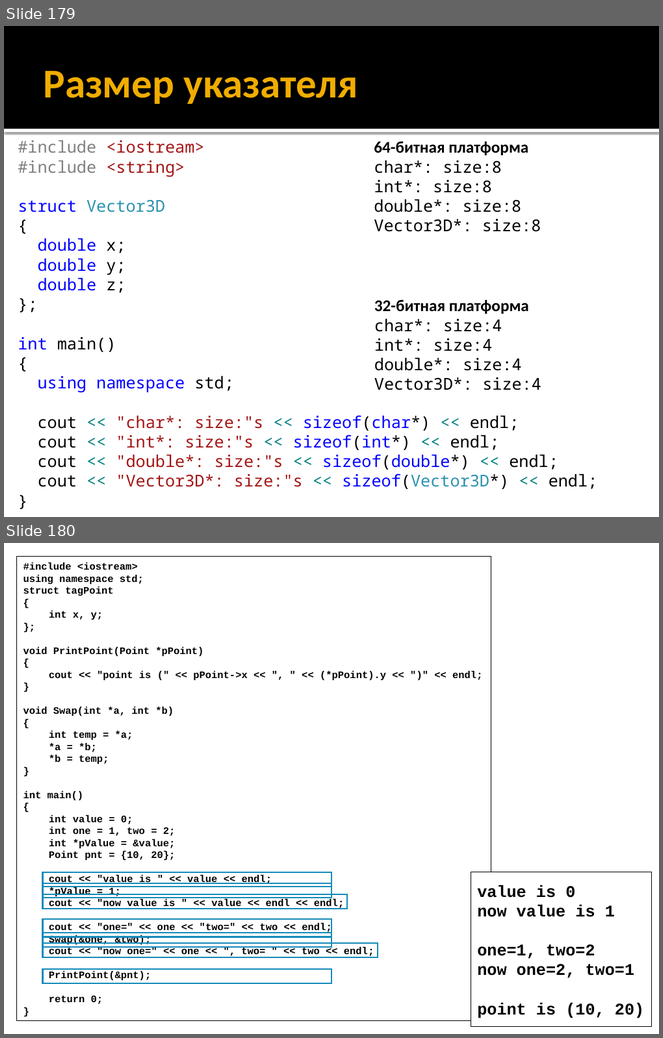
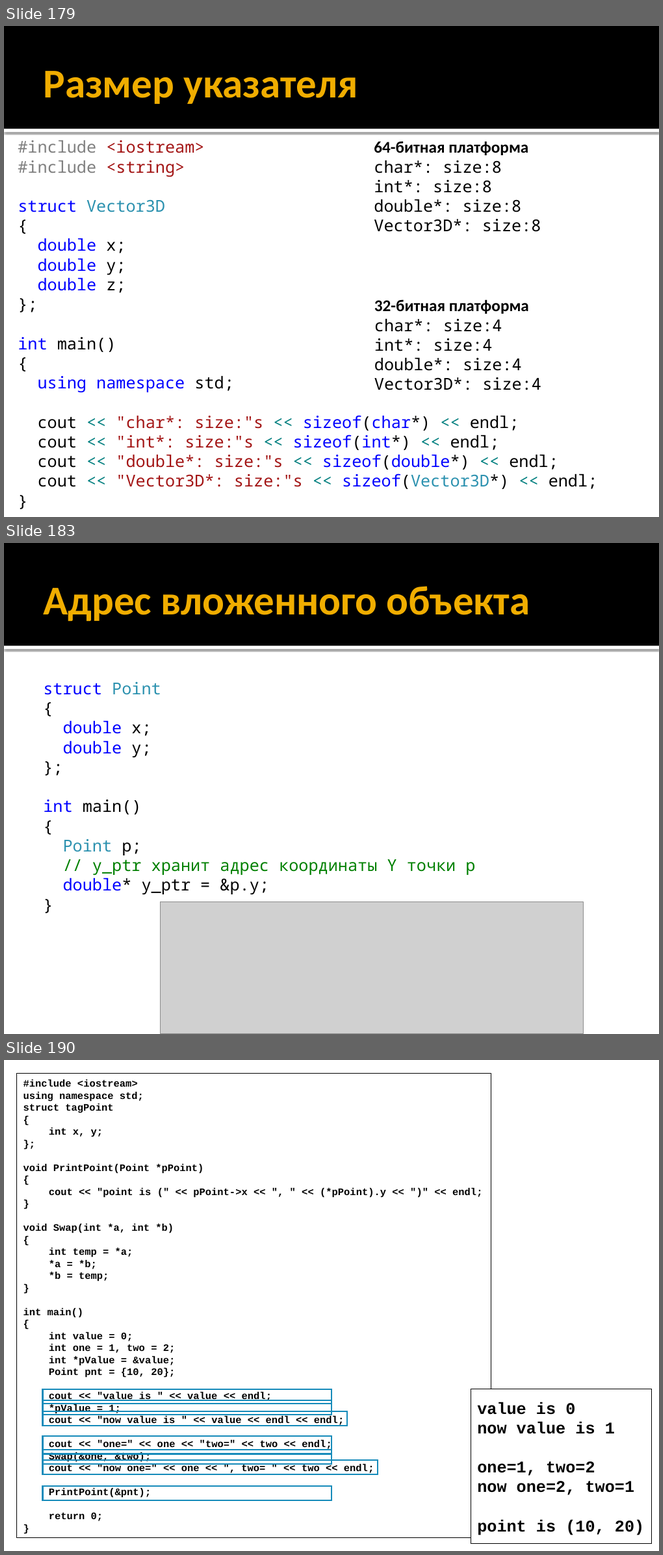
Before and after one commit to alexey-malov/oop, a slide deck: lectures/01/Синтаксис C++.pptx. Shown one above the other, each under a label of ours: slides 179 and 180 before the commit, slides 179, 183 and 190 after it; the slides between them are not shown. The pictures are 663x1038 and 663x1555 pixels, drawn with LibreOffice and Linux fonts; fonts in the diff are those of the drawing; grey boxes stand for pictures. Boxes give left, top, right and bottom in pixels: in the first picture for what was removed or moved away, otherwise in the second. Text is boxed around its words. In the diff, an @@ line names an element or a change of style, - is before the commit and + after.

```diff
--- a/lectures/01/Синтаксис C++.pptx
+++ b/lectures/01/Синтаксис C++.pptx
@@ slide 183 added at [4,543,659,1034], background #FFFFFF; not listed: 2 template elements that a slide beside it also shows @@
@@ title added at [43,586,530,621], 45 pt, text #F0AD00, bold @@
+Адрес вложенного объекта
@@ text added at [43,682,475,895], 18 pt, text #008000 @@
+struct Point
+{
+double x;
+double y;
+};
+int main()
+{
+Point p;
+// y_ptr хранит адрес координаты Y точки p
+double* y_ptr = &p.y;
+}
@@ picture added at [161,902,584,1034] @@
@@ what was slide 180 is now slide 190 @@
```
Also in this commit, not shown: 1 slide changed, 9 other slides added.
